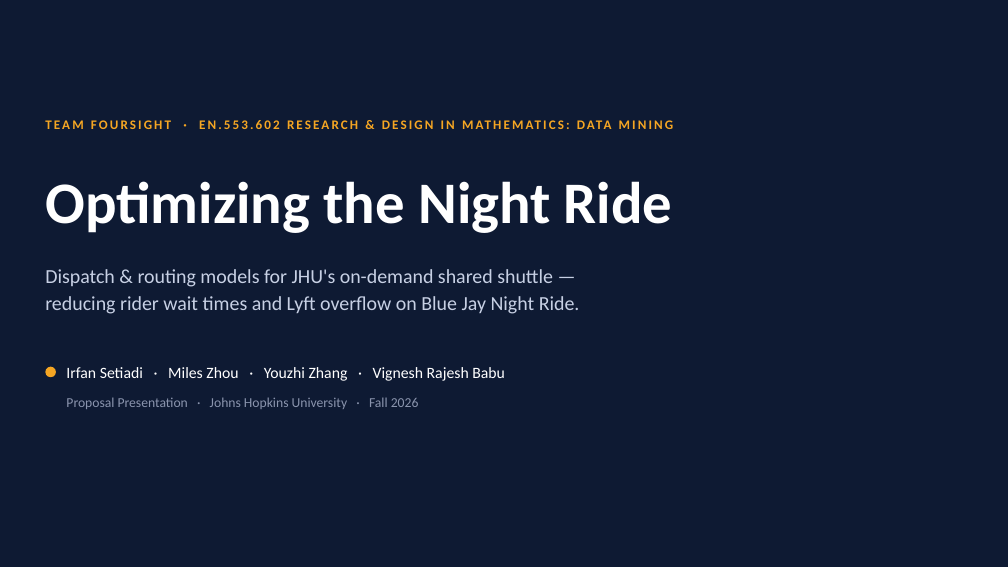
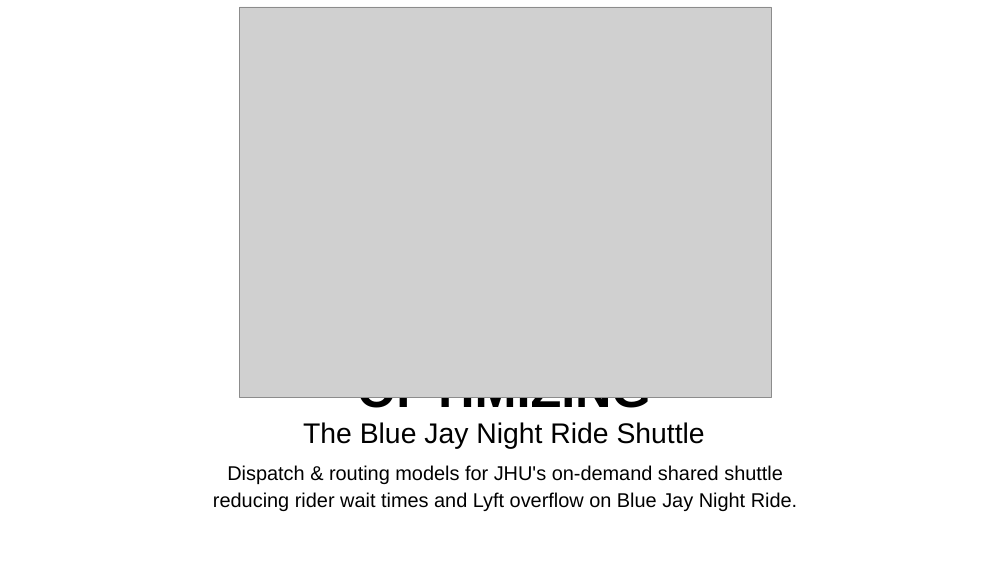
Before and after one commit to vrbabu9000/bluejay-night-ride-optimizer, a slide deck: slide 4 of docs/presentations/BlueJayNightRide_Proposal.pptx (slide 1 before the commit). Drawn at 1008x567 pixels with LibreOffice and Linux fonts; fonts in the diff are those of the drawing; grey boxes stand for pictures; background and template pictures are left out. Boxes give left, top, right and bottom in pixels: in the first picture for what was removed or moved away, otherwise in the second. Text is boxed around its words. In the diff, an @@ line names an element or a change of style, - is before the commit and + after.

```diff
--- a/docs/presentations/BlueJayNightRide_Proposal.pptx
+++ b/docs/presentations/BlueJayNightRide_Proposal.pptx
@@ background #0E1A33 to picture (left out) @@
@@ picture added at (x1=240, y1=7, x2=771, y2=398) @@
@@ text removed at (x1=45, y1=113, x2=953, y2=136) @@
-TEAM FOURSIGHT · EN.553.602 RESEARCH & DESIGN IN MATHEMATICS: DATA MINING
@@ ellipse removed at (x1=45, y1=367, x2=56, y2=377) @@
@@ text removed at (x1=66, y1=367, x2=505, y2=381) @@
-Irfan Setiadi · Miles Zhou · Youzhi Zhang · Vignesh Rajesh Babu
@@ text removed at (x1=66, y1=397, x2=419, y2=409) @@
-Proposal Presentation · Johns Hopkins University · Fall 2026
@@ text added at (x1=357, y1=397, x2=651, y2=417), 48 pt, text #000000, bold @@
+OPTIMIZING
@@ text at (x1=303, y1=422, x2=705, y2=449): text changed; size 56 to 27 pt; font Calibri to Arial; text colour #FFFFFF to #000000; bold off @@
-Optimizing the Night Ride
+The Blue Jay Night Ride Shuttle
@@ text "Dispatch & routing models for ..." moved from (x1=45, y1=269, x2=580, y2=314) to (x1=213, y1=465, x2=797, y2=511) @@
@@ text "Dispatch & routing models for ..." at (x1=213, y1=465, x2=797, y2=511): vertical alignment middle to top @@
@@ text at (x1=227, y1=465, x2=783, y2=484): text changed; font Calibri to Arial; text colour #C7D0E4 to #000000 @@
-Dispatch & routing models for JHU's on-demand shared shuttle —
+Dispatch & routing models for JHU's on-demand shared shuttle
@@ text at (x1=213, y1=492, x2=797, y2=511): font Calibri to Arial, text colour #C7D0E4 to #000000 in "reducing rider wait times and Lyft overflow ..."; alignment left to centre @@
```
Also in this commit, not shown: 8 other slides changed, 8 slides added, 4 slides removed.
